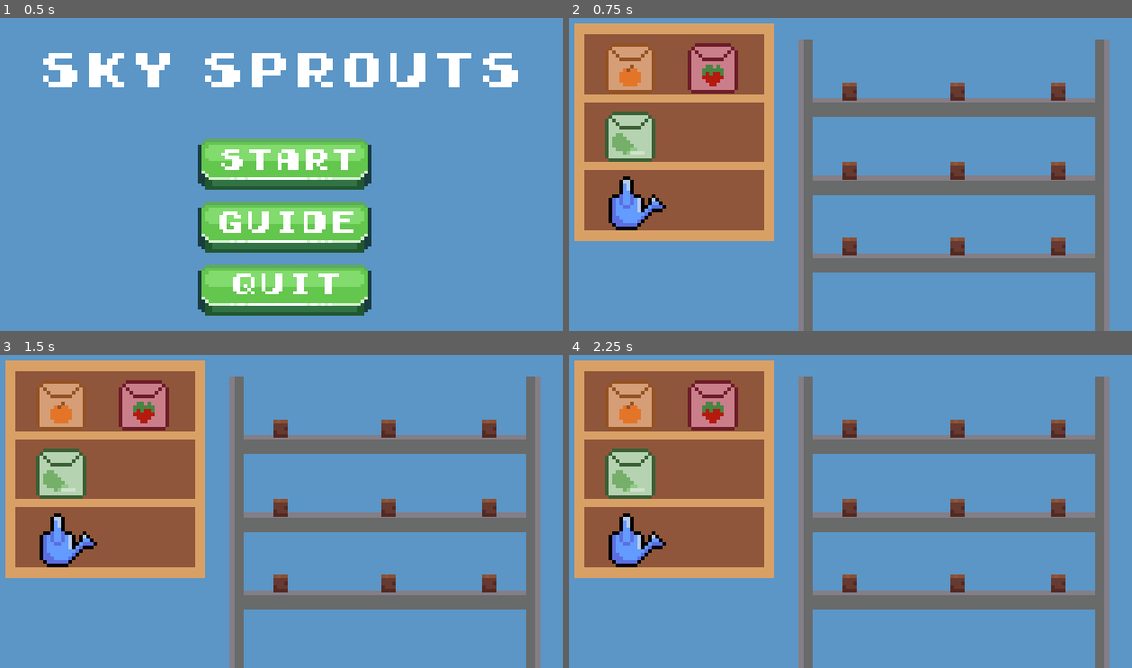
Above: before the commit, frames 1-4 (two rows, left to right).
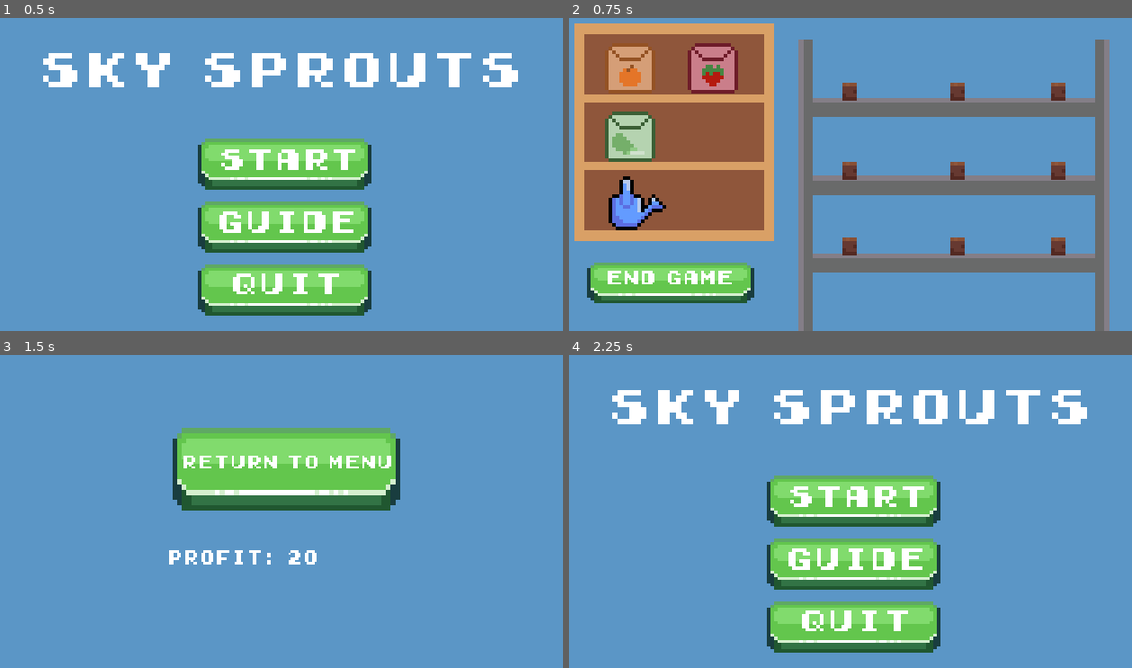
Above: after the commit, the same moments.

Repository: lenseling/HackNC-2023
Game: Godot game, scene res://scenes/menu.tscn
Same seed, same stepped clock (60 frames per second), same inputs: the game is played once before the commit and once after it.
Inputs (mouse positions are in pixels of both pictures, inside the frame that each line leads up to):
- Up to frame 1 (0.5 s): no input
- Up to frame 2 (0.75 s): click "Start" at 0.5 s
- Up to frame 3 (1.5 s): click (95, 614) at 1.25 s, where only the run after the commit has a clickable "end game"
- Up to frame 4 (2.25 s): click (856, 458) at 2 s, where only the run after the commit has a clickable "Return to Menu"

Frame 1 is identical in both runs. In frame 2, 3.8% of the frame differs, in the area x 3-33%, y 78-92%; in frame 3, 46%; in frame 4, 54%, in the area x 0-97%, y 1-100%.

Commit message:
money money monety arg arga rg

Diff:
--- /dev/null
+++ b/scenes/GoToEnding.gd
@@ -0,0 +1,16 @@
+extends TextureButton
+
+
+# Called when the node enters the scene tree for the first time.
+func _ready():
+	pass # Replace with function body.
+
+
+# Called every frame. 'delta' is the elapsed time since the previous frame.
+func _process(delta):
+	pass
+
+
+
+func _on_pressed():
+	get_tree().change_scene_to_file("res://scenes/ending.tscn")
--- /dev/null
+++ b/scenes/displayMoney.gd
@@ -0,0 +1,11 @@
+extends Label
+
+
+# Called when the node enters the scene tree for the first time.
+func _ready():
+	pass # Replace with function body.
+
+
+# Called every frame. 'delta' is the elapsed time since the previous frame.
+func _process(delta):
+	pass
--- a/scenes/ending.tscn
+++ b/scenes/ending.tscn
@@ -1,9 +1,8 @@
-[gd_scene load_steps=5 format=3 uid="uid://dqppfag5253gr"]
+[gd_scene load_steps=4 format=3 uid="uid://dqppfag5253gr"]
 
 [ext_resource type="Script" path="res://scripts/ending.gd" id="1_5xe7l"]
 [ext_resource type="Texture2D" uid="uid://2qvoqbfg1igj" path="res://assets/[4] Green/[1] Normal.png" id="2_2n330"]
 [ext_resource type="FontFile" uid="uid://eou77t2to7h" path="res://assets/Early GameBoy.ttf" id="3_eis7v"]
-[ext_resource type="AudioStream" path="res://scenes/plantslikemusic.mp3" id="4_jflwq"]
 
 [node name="ending" type="Node2D"]
 script = ExtResource("1_5xe7l")
@@ -53,7 +52,6 @@
 color = Color(0.356863, 0.588235, 0.776471, 1)
 
 [node name="AudioStreamPlayer" type="AudioStreamPlayer" parent="."]
-stream = ExtResource("4_jflwq")
 volume_db = -27.728
 autoplay = true
 
--- a/scenes/main.tscn
+++ b/scenes/main.tscn
@@ -1,13 +1,17 @@
-[gd_scene load_steps=9 format=3 uid="uid://bceb3ta2vfb7a"]
+[gd_scene load_steps=13 format=3 uid="uid://bceb3ta2vfb7a"]
 
 [ext_resource type="PackedScene" uid="uid://cxny3g4dvr17h" path="res://scenes/plantShelf.tscn" id="1_qvtw1"]
 [ext_resource type="PackedScene" uid="uid://6k30tnb7putq" path="res://scenes/shop.tscn" id="2_o3ba3"]
 [ext_resource type="PackedScene" uid="uid://qkbkmj8ny1nd" path="res://scenes/wateringCan.tscn" id="4_l4ggy"]
 [ext_resource type="PackedScene" uid="uid://dh1oc3tig2mlr" path="res://scenes/growing_zone.tscn" id="5_87wal"]
-[ext_resource type="PackedScene" path="res://scenes/pumpkin_seeds.tscn" id="6_dfqtw"]
-[ext_resource type="PackedScene" path="res://scenes/strawberry_seeds.tscn" id="7_0th8x"]
+[ext_resource type="PackedScene" uid="uid://didq8obcioeta" path="res://scenes/pumpkin_seeds.tscn" id="6_dfqtw"]
+[ext_resource type="PackedScene" uid="uid://joxesecy4nhb" path="res://scenes/strawberry_seeds.tscn" id="7_0th8x"]
 [ext_resource type="PackedScene" uid="uid://clxri77qu1xh7" path="res://scenes/lettuce_seeds.tscn" id="8_3fllv"]
-[ext_resource type="AudioStream" uid="uid://c16ieno11q7sa" path="res://assets/plantslikemusic.mp3" id="8_kq7oi"]
+[ext_resource type="AudioStream" uid="uid://d3jbrmvnuqjw1" path="res://assets/plantslikemusic.mp3" id="8_kq7oi"]
+[ext_resource type="FontFile" uid="uid://eou77t2to7h" path="res://assets/Early GameBoy.ttf" id="9_5r8ld"]
+[ext_resource type="Script" path="res://scenes/displayMoney.gd" id="10_oaqgd"]
+[ext_resource type="Script" path="res://scenes/GoToEnding.gd" id="11_fn0re"]
+[ext_resource type="Texture2D" uid="uid://2qvoqbfg1igj" path="res://assets/[4] Green/[1] Normal.png" id="12_uplia"]
 
 [node name="main" type="Node2D"]
 
@@ -72,6 +76,38 @@
 volume_db = -27.728
 autoplay = true
 
+[node name="displayMoney" type="Label" parent="."]
+offset_left = 6.0
+offset_top = 67.0
+offset_right = 45.0
+offset_bottom = 90.0
+theme_override_fonts/font = ExtResource("9_5r8ld")
+script = ExtResource("10_oaqgd")
+
+[node name="GoToEnding" type="TextureButton" parent="."]
+offset_left = 6.0
+offset_top = 71.0
+offset_right = 52.0
+offset_bottom = 103.0
+scale = Vector2(0.9691, 0.281102)
+script = ExtResource("11_fn0re")
+
+[node name="TextureRect" type="TextureRect" parent="GoToEnding"]
+layout_mode = 0
+offset_right = 40.0
+offset_bottom = 40.0
+texture = ExtResource("12_uplia")
+
+[node name="Label" type="Label" parent="GoToEnding"]
+layout_mode = 0
+offset_left = 6.19131
+offset_top = 3.55743
+offset_right = 126.191
+offset_bottom = 26.5574
+scale = Vector2(0.305044, 1.10488)
+theme_override_fonts/font = ExtResource("9_5r8ld")
+text = "end game"
+
 [connection signal="input_event" from="growing_zone" to="growing_zone" method="_on_input_event"]
 [connection signal="input_event" from="growing_zone2" to="growing_zone2" method="_on_input_event"]
 [connection signal="input_event" from="growing_zone5" to="growing_zone5" method="_on_input_event"]
@@ -83,3 +119,4 @@
 [connection signal="input_event" from="growing_zone8" to="growing_zone8" method="_on_input_event"]
 [connection signal="input_event" from="strawberry_seeds" to="strawberry_seeds" method="_on_input_event"]
 [connection signal="input_event" from="lettuce_seeds" to="lettuce_seeds" method="_on_input_event"]
+[connection signal="pressed" from="GoToEnding" to="GoToEnding" method="_on_pressed"]
--- a/scripts/ending.gd
+++ b/scripts/ending.gd
@@ -3,7 +3,7 @@
 
 # Called when the node enters the scene tree for the first time.
 func _ready():
-	$Stats.text = "Profit: " + str(Global.money) + "\nTotal money earned: " + str(Global.total_money)
+	$Stats.text = "Profit: " + str(Global.money)
 
 
 # Called every frame. 'delta' is the elapsed time since the previous frame.
--- a/scripts/global.gd
+++ b/scripts/global.gd
@@ -6,7 +6,6 @@
 var num_pumpkin = 0
 var num_strawberry = 0
 var num_lettuce = 0
-
 var money = 20
 var total_money = 21
 # just the total money earned in the game disregarding costs
--- a/scripts/growing_zone.gd
+++ b/scripts/growing_zone.gd
@@ -28,10 +28,13 @@
 	if plantAnim.animation == "planted":
 		if plant == 1:
 			plantAnim.play("pumpkingrowing")
+			Global.money += 3
 		elif plant == 2:
 			plantAnim.play("strawberrygrowing")
+			Global.money += 2
 		elif plant == 3:
 			plantAnim.play("lettucegrowing")
+			Global.money +=1
 		$growtimer.start()
 	elif plantAnim.frame == 0:
 		plantAnim.frame = 1
Not shown: 1 places in scenes/growing_zone.tscn that only renumber resources
Not shown: 1 places in scenes/lettuce_seeds.tscn that only renumber resources
Not shown: 1 places in scenes/menu.tscn that only renumber resources
